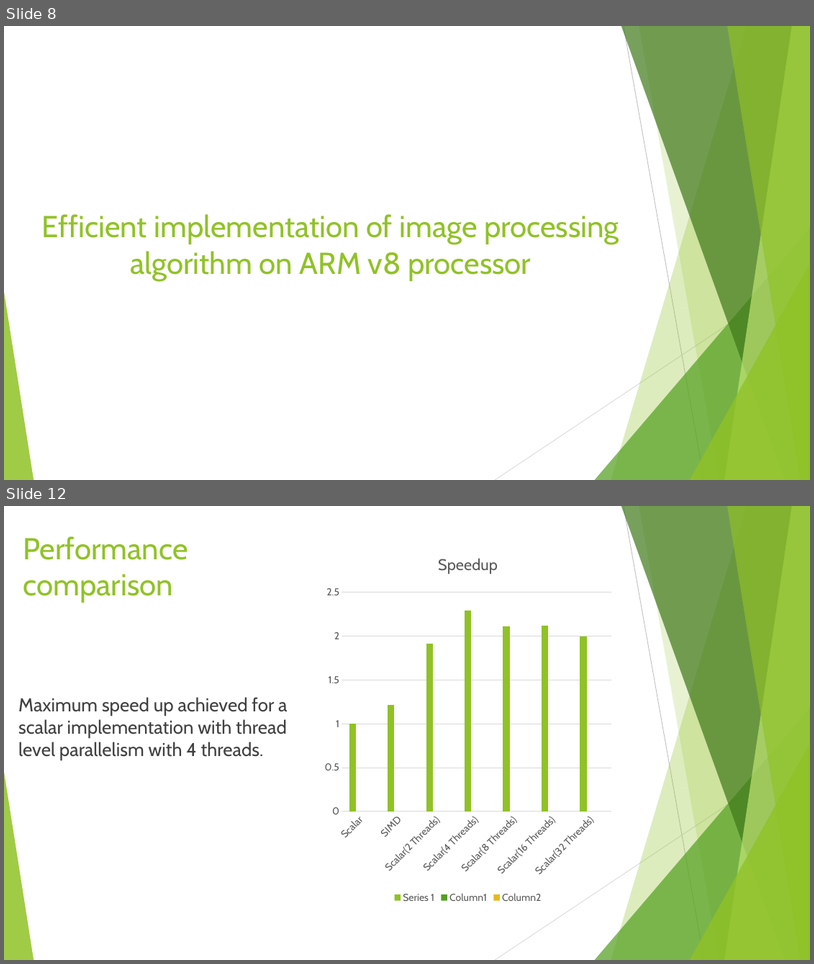
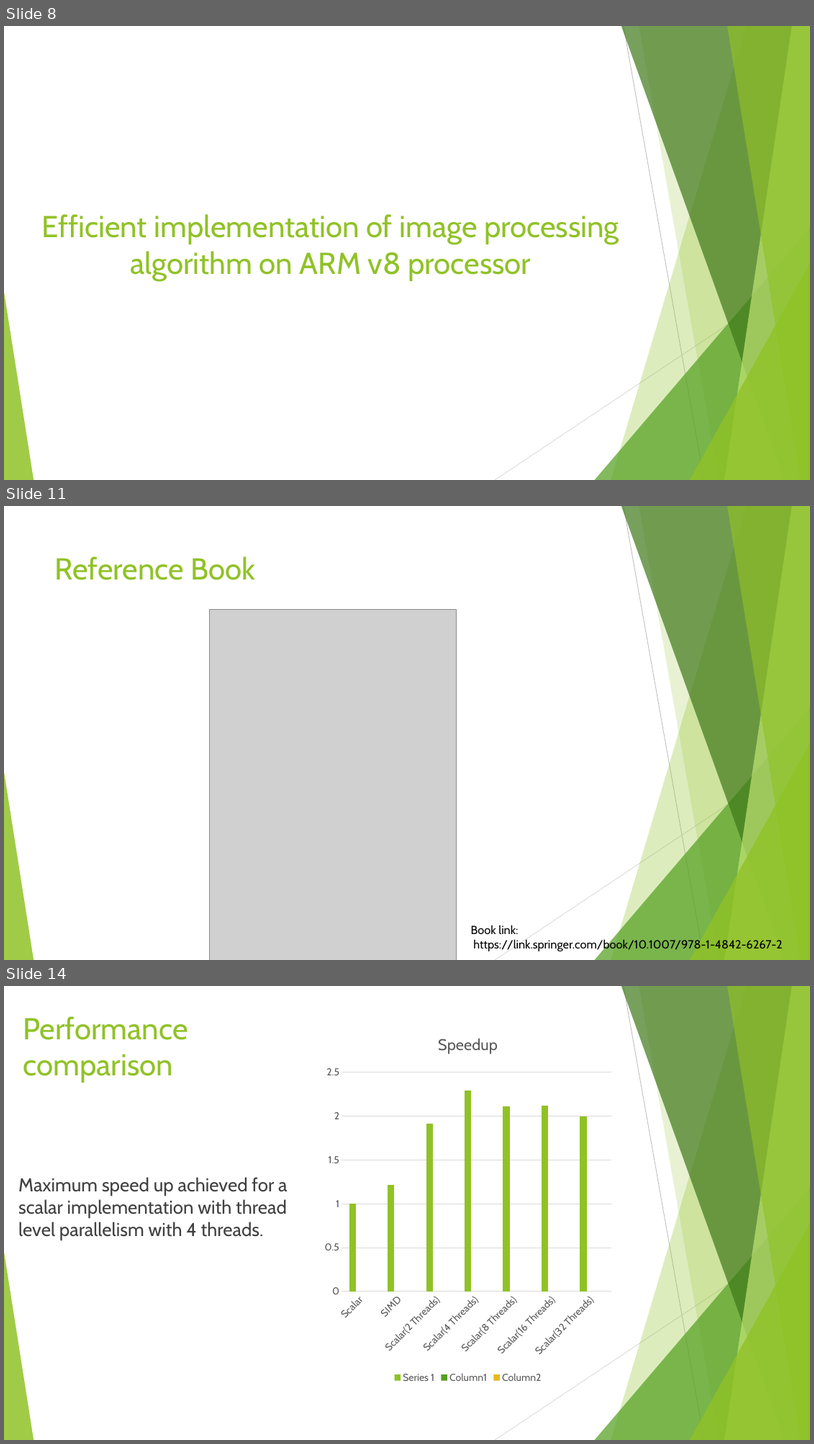
Before and after one commit to UmeshDeshmukh/Presentation, a slide deck: Presentation_E.pptx. Shown one above the other, each under a label of ours: slides 8 and 12 before the commit, slides 8, 11 and 14 after it; the slides between them are not shown. The pictures are 814x964 and 814x1444 pixels, drawn with LibreOffice and Linux fonts; fonts in the diff are those of the drawing; grey boxes stand for pictures. Boxes give left, top, right and bottom in pixels: in the first picture for what was removed or moved away, otherwise in the second. Text is boxed around its words. In the diff, an @@ line names an element or a change of style, - is before the commit and + after.

```diff
--- a/Presentation_E.pptx
+++ b/Presentation_E.pptx
@@ slide 11 added at (x1=4, y1=506, x2=810, y2=960), background #FFFFFF; not listed: 10 template elements that a slide beside it also shows @@
@@ title added at (x1=55, y1=556, x2=255, y2=580), 36 pt, text #90C226 @@
+Reference Book
@@ picture added at (x1=210, y1=610, x2=456, y2=960) @@
@@ text added at (x1=471, y1=924, x2=782, y2=951), 14 pt, text #000000 @@
+Book link:
+https://link.springer.com/book/10.1007/978-1-4842-6267-2
@@ what was slide 12 is now slide 14 @@
```
Also in this commit, not shown: 4 slides changed, 6 other slides added, 6 slides removed.
